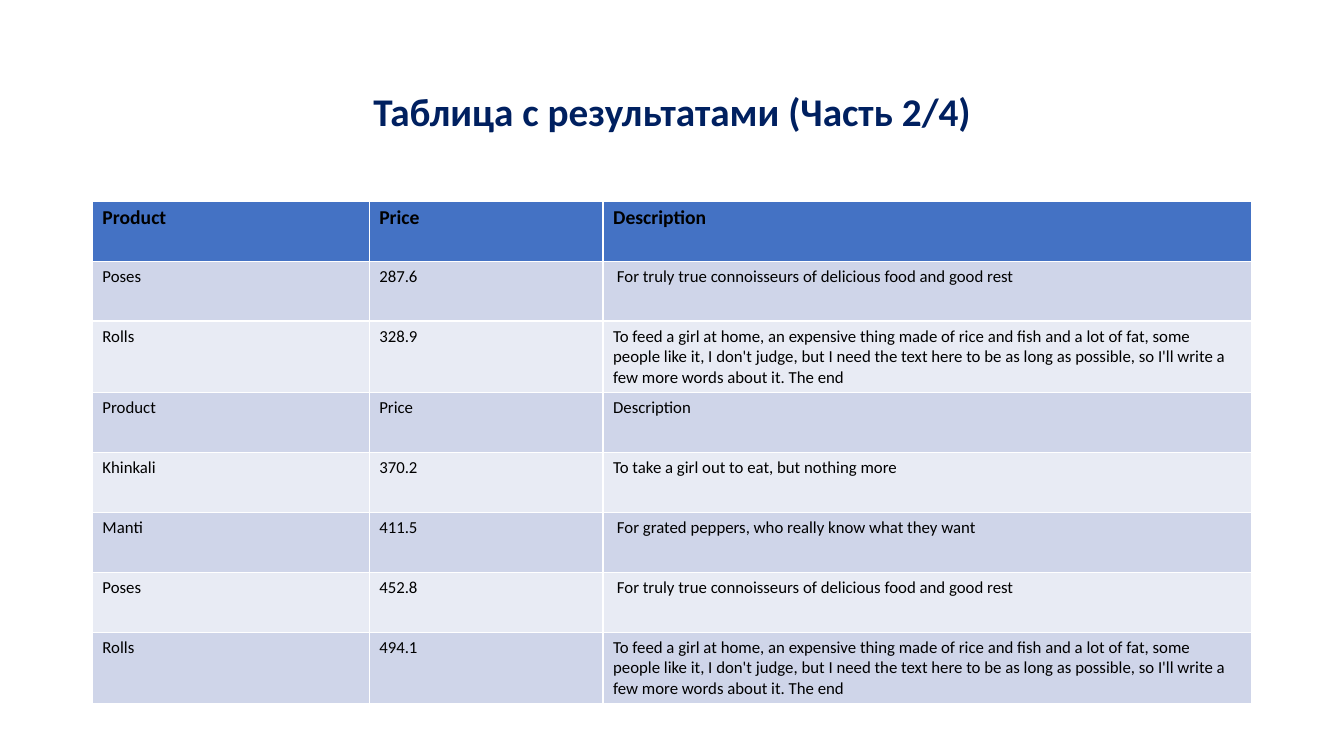
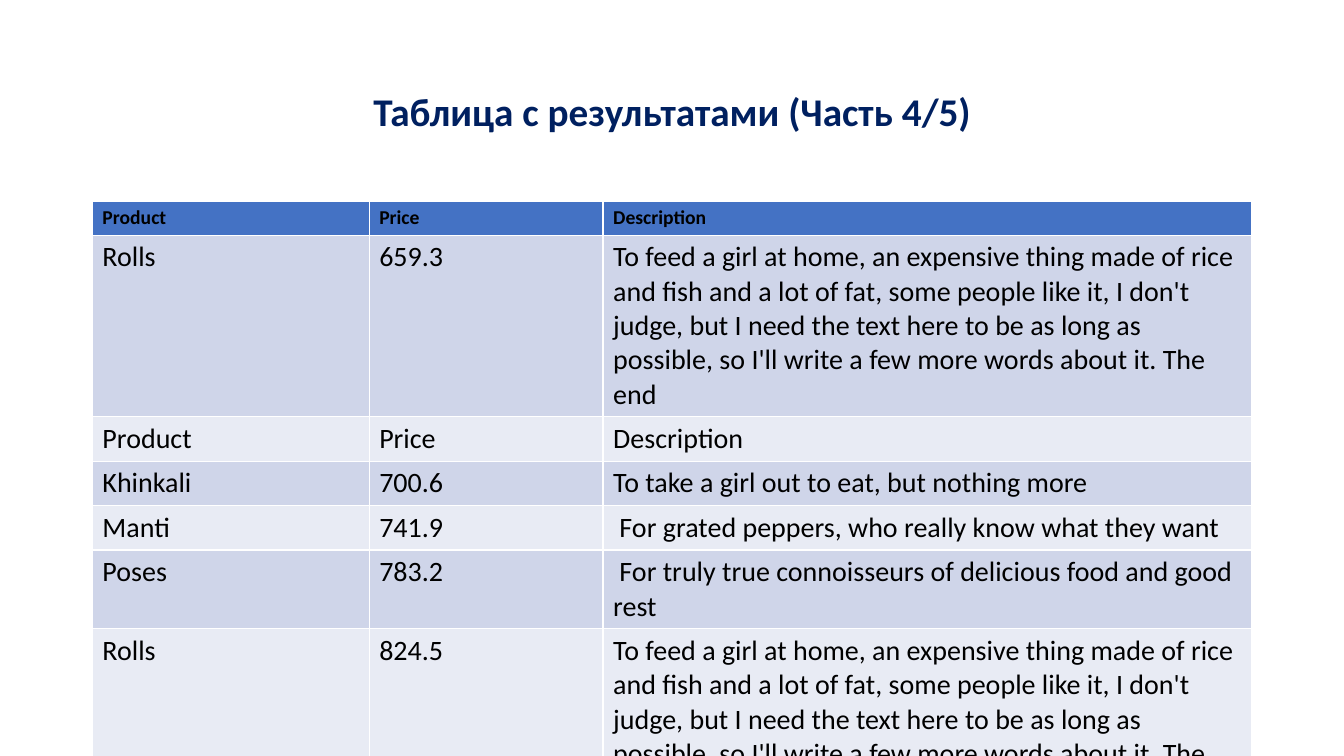
Before and after one commit to SolmirJafarovich/report_generator, a slide deck: slide 5 of generated_report.pptx (slide 3 before the commit). Drawn at 1344x756 pixels with LibreOffice and Linux fonts; fonts in the diff are those of the drawing. Boxes give left, top, right and bottom in pixels: in the first picture for what was removed or moved away, otherwise in the second. Text is boxed around its words. In the diff, an @@ line names an element or a change of style, - is before the commit and + after.

Commit message:
Table slide now more adaptive

```diff
--- a/generated_report.pptx
+++ b/generated_report.pptx
@@ title at bbox=[373, 97, 971, 133]: text changed @@
-Таблица с результатами (Часть 2/4)
+Таблица с результатами (Часть 4/5)
@@ table at bbox=[93, 202, 1252, 738] @@
-row 2: Poses | 287.6 | For truly true connoisseurs of delicious food and good rest
-row 3: Rolls | 328.9 | To feed a girl at home, an expensive thing made of rice and fish and a lot of fat, some people like it, I don't judge, but I need the text here to be as long as possible, so I'll write a few more words about it. The end
+row 2: Rolls | 659.3 | To feed a girl at home, an expensive thing made of rice and fish and a lot of fat, some people like it, I don't judge, but I need the text here to be as long as possible, so I'll write a few more words about it. The end
-row 4, column 2: 370.2
+row 4, column 2: 700.6
-row 5, column 2: 411.5
+row 5, column 2: 741.9
-row 6, column 2: 452.8
+row 6, column 2: 783.2
-row 7, column 2: 494.1
+row 7, column 2: 824.5
```
Also in this commit, not shown: 3 other slides changed, 1 slide added, 5 other files.
